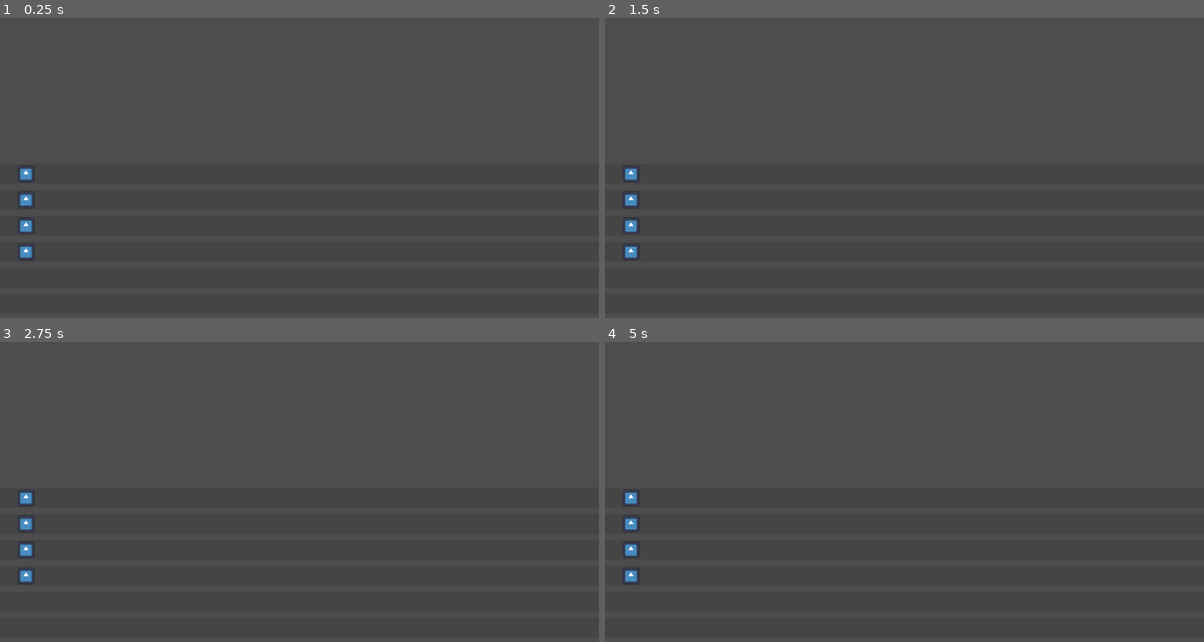
Above: before the commit, frames 1-4 (two rows, left to right).
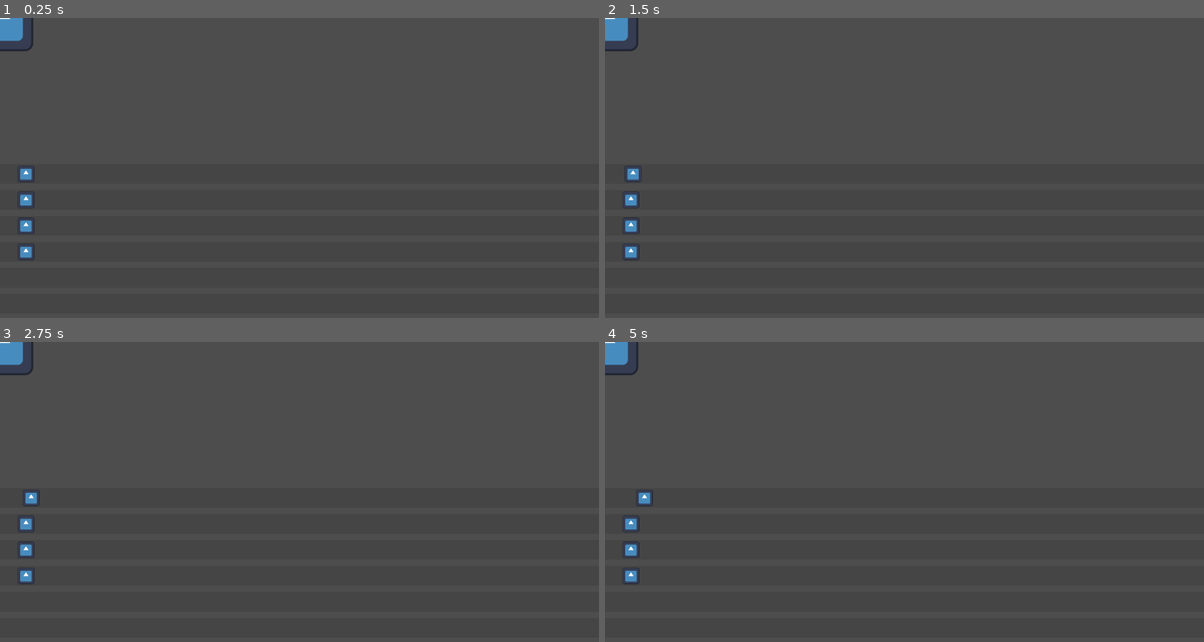
Above: after the commit, the same moments.

Repository: david8zhang/rat-race
Game: Godot game, scene res://scenes/Main.tscn
The game is run twice, just before and just after one commit, with the same random seed, the same clock (stepped at 60 frames per second) and the same inputs. The engine's default icon, where the game draws it, is replaced by a stand-in: a white triangle on a blue panel in a dark square.
Inputs:
- Up to frame 1 (0.25 s): no input
- Up to frame 2 (1.5 s): tap Enter at 0.5 s; hold Space 0.53-1.28 s; tap Space at 1.35 s
- Up to frame 3 (2.75 s): tap Space at 1.52, 1.82 s; tap Enter at 2 s; hold Space from 2.03 s (still down)
- Up to frame 4 (5 s): release Space at 2.78 s; tap Space at 2.85, 3.02, 3.32, 4.35, 4.52, 4.82 s; hold Space 3.53-4.28 s; tap Enter at 4.25 s

The runs differ from the first frame. In frame 1, 0.4% of the frame differs, in the area x 0-6%, y 0-11%; in frame 2, 0.4%; in frame 3, 0.5%; in frame 4, 0.6%, in the area x 0-9%, y 0-55%.

Commit message:
added basic player movement, added basic cat behavior

Diff:
--- /dev/null
+++ b/prefabs/Cat.tscn
@@ -0,0 +1,10 @@
+[gd_scene load_steps=3 format=3 uid="uid://dcjoqinv63t28"]
+
+[ext_resource type="Script" path="res://scripts/Cat.gd" id="1_o158v"]
+[ext_resource type="Texture2D" uid="uid://yfj3trajobbn" path="res://icon.svg" id="2_ww4y7"]
+
+[node name="Cat" type="Node2D"]
+script = ExtResource("1_o158v")
+
+[node name="Sprite2D" type="Sprite2D" parent="."]
+texture = ExtResource("2_ww4y7")
--- a/scenes/Main.tscn
+++ b/scenes/Main.tscn
@@ -1,8 +1,11 @@
-[gd_scene load_steps=3 format=3 uid="uid://dfcmxmyxu2d0a"]
+[gd_scene load_steps=4 format=3 uid="uid://dfcmxmyxu2d0a"]
 
 [ext_resource type="Script" path="res://scripts/Game.gd" id="1_yyimo"]
+[ext_resource type="PackedScene" uid="uid://dcjoqinv63t28" path="res://prefabs/Cat.tscn" id="2_rvgao"]
 [ext_resource type="PackedScene" uid="uid://bvpjp1ywv53wu" path="res://prefabs/Rat.tscn" id="2_vph75"]
 
 [node name="Main" type="Node2D"]
 script = ExtResource("1_yyimo")
 rat_scene = ExtResource("2_vph75")
+
+[node name="Cat" parent="." instance=ExtResource("2_rvgao")]
--- /dev/null
+++ b/scripts/Cat.gd
@@ -0,0 +1,45 @@
+class_name Cat
+extends Node2D
+
+enum Phase {
+	HIDING,
+	PEEKING,
+	WATCHING
+}
+
+var switch_phase_timer: Timer
+var curr_phase = Phase.HIDING
+
+signal on_peek()
+signal on_hide()
+signal on_watch()
+
+func _ready():
+	# Set timer for next phase switch
+	switch_phase_timer = Timer.new()
+	switch_phase_timer.wait_time = randi_range(2, 5)
+	switch_phase_timer.one_shot = true
+	var on_timeout = Callable(self, "handle_phase_switch")
+	switch_phase_timer.timeout.connect(on_timeout)
+	add_child(switch_phase_timer)
+	switch_phase_timer.start()
+
+func handle_phase_switch():
+	var new_wait_time = 0
+	var prev_phase = curr_phase
+	if prev_phase == Phase.HIDING:
+		curr_phase = Phase.PEEKING
+		new_wait_time = randi_range(1, 3)
+		on_peek.emit()
+	elif prev_phase == Phase.PEEKING:
+		curr_phase = Phase.WATCHING
+		new_wait_time = randi_range(3, 5)
+		on_watch.emit()
+	elif prev_phase == Phase.WATCHING:
+		new_wait_time = randi_range(4, 6)
+		curr_phase = Phase.HIDING
+		on_hide.emit()
+
+	# Set timer for next phase switch
+	switch_phase_timer.wait_time = new_wait_time
+	switch_phase_timer.start()
--- a/scripts/Game.gd
+++ b/scripts/Game.gd
@@ -2,7 +2,10 @@
 extends Node2D
 
 @export var rat_scene: PackedScene
+@onready var cat = $Cat as Cat
+
 var lanes = []
+var player_controlled_rat: Rat
 
 const NUM_RATS = 4
 const NUM_LANES = 6
@@ -17,5 +20,21 @@
 
 	for i in range(0, NUM_RATS):
 		var rat = rat_scene.instantiate() as Rat
+		if i == 0:
+			rat.is_player_controlled = true
+			player_controlled_rat = rat
 		lanes[i].add_rat_to_lane(rat)
 		add_child(rat)
+
+	cat.on_hide.connect(on_cat_hide)
+	cat.on_peek.connect(on_cat_peek)
+	cat.on_watch.connect(on_cat_watch)
+
+func on_cat_peek():
+	print("Game handle cat peek!")
+
+func on_cat_watch():
+	print("Game handle cat watch!")
+
+func on_cat_hide():
+	print("Game handle cat hide")
--- a/scripts/Rat.gd
+++ b/scripts/Rat.gd
@@ -1,2 +1,11 @@
 class_name Rat
 extends Node2D
+
+var is_player_controlled = false
+var num_key_presses = 0
+
+func _input(event):
+	if is_player_controlled:
+		var just_pressed = event.is_pressed() and not event.is_echo()
+		if Input.is_key_pressed(KEY_SPACE) and just_pressed:
+			global_position.x += 2
